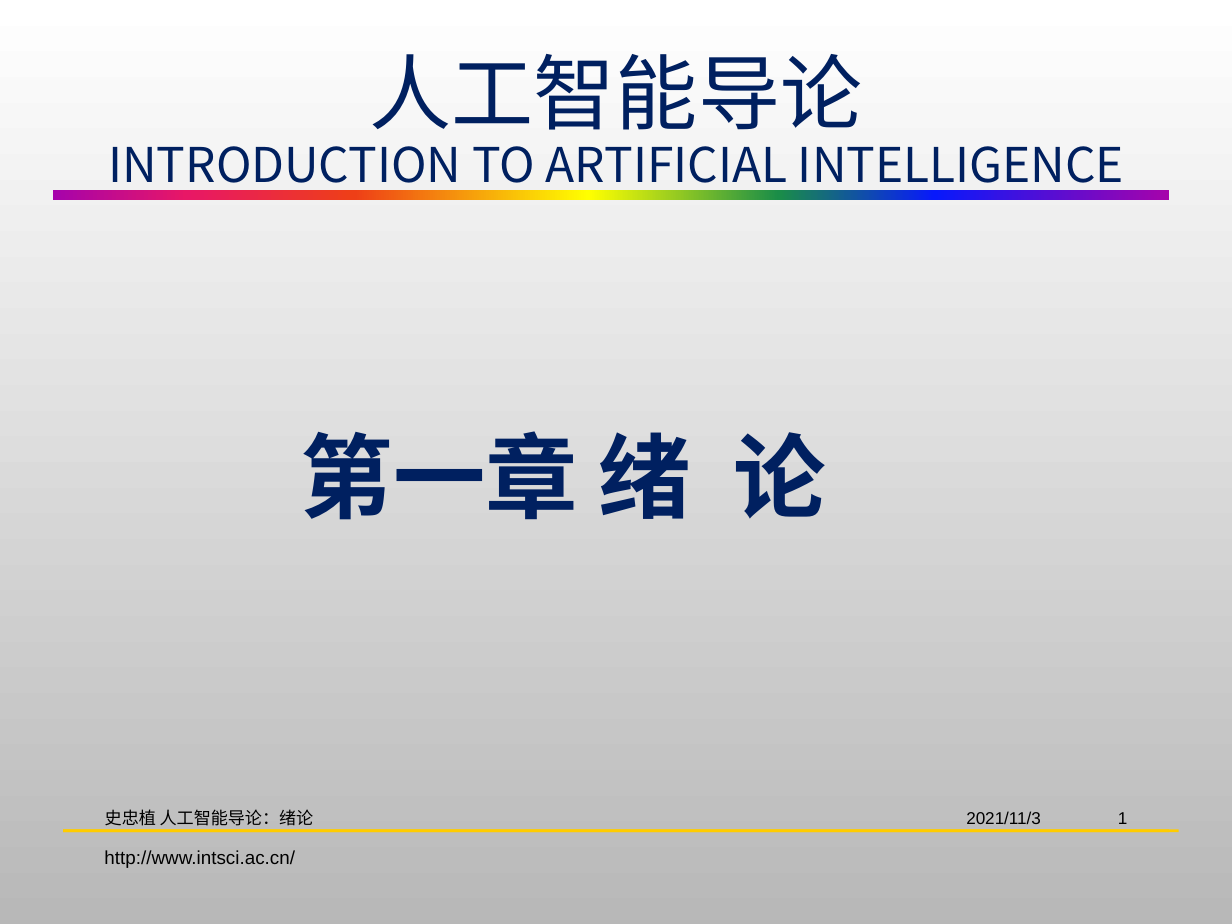
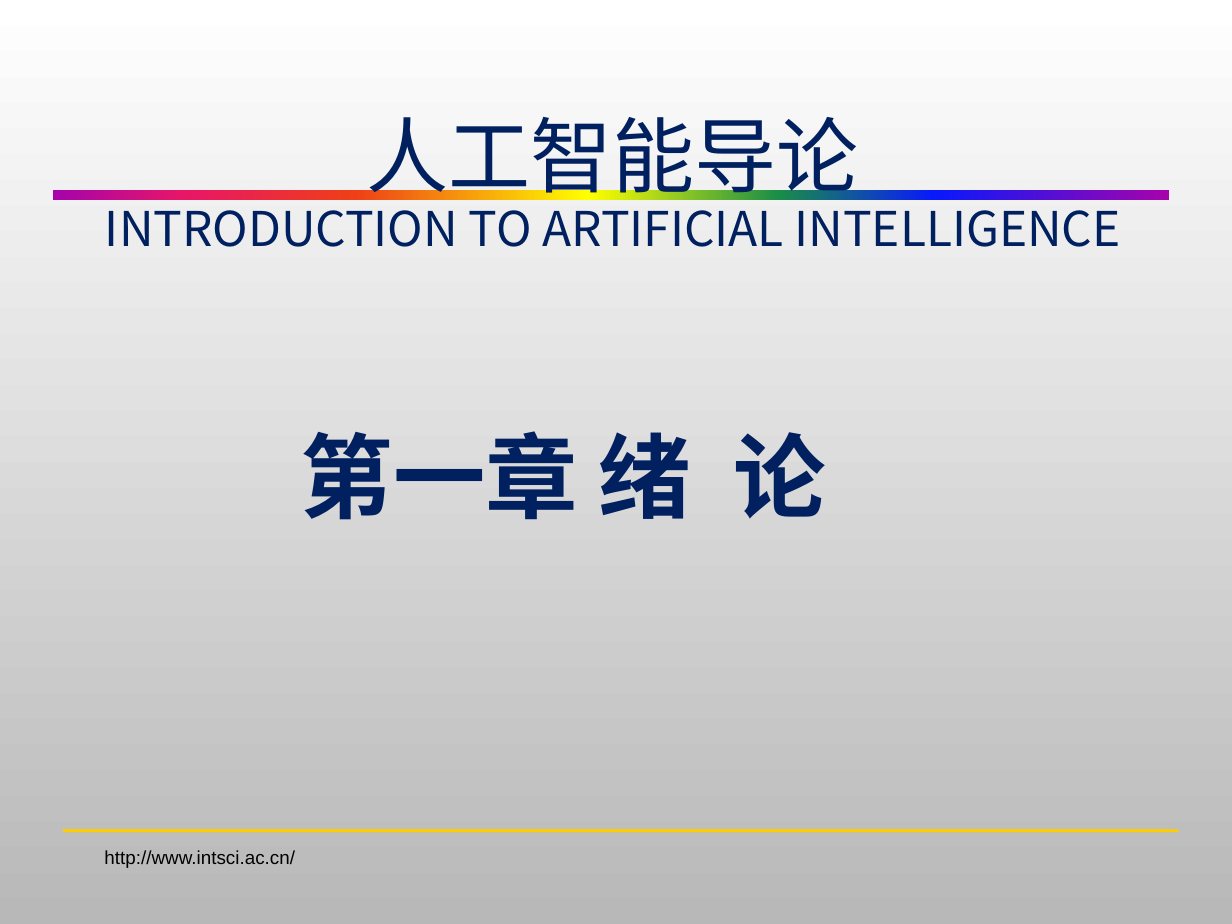
Before and after one commit to HBU/Artificial_Intelligence, a slide deck: slide 1 of AI-PPT-史忠植/AI01绪论.pptx. Drawn at 1232x924 pixels with LibreOffice and Linux fonts; fonts in the diff are those of the drawing; background and template pictures are left out. Boxes give left, top, right and bottom in pixels: in the first picture for what was removed or moved away, otherwise in the second. Text is boxed around its words. In the diff, an @@ line names an element or a change of style, - is before the commit and + after.

```diff
--- a/AI-PPT-史忠植/AI01绪论.pptx
+++ b/AI-PPT-史忠植/AI01绪论.pptx
@@ title "人工智能导论 INTRODUCTION TO ARTIFICIAL INTELLIGENCE" rewrapped from (108, 54, 1124, 194) to (105, 117, 1121, 247) @@
@@ text removed at (105, 809, 314, 826) @@
-史忠植 人工智能导论：绪论
@@ text removed at (966, 811, 1041, 824) @@
-2021/11/3
@@ page number removed at (1118, 812, 1128, 824) @@
-1
```
Also in this commit, not shown: 43 other slides changed, 1 other file.
